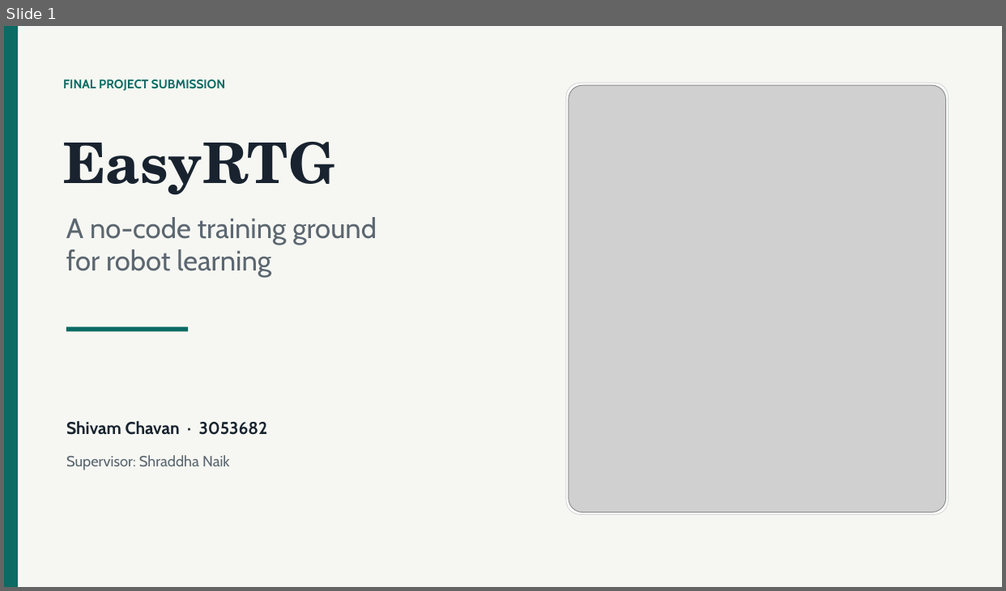
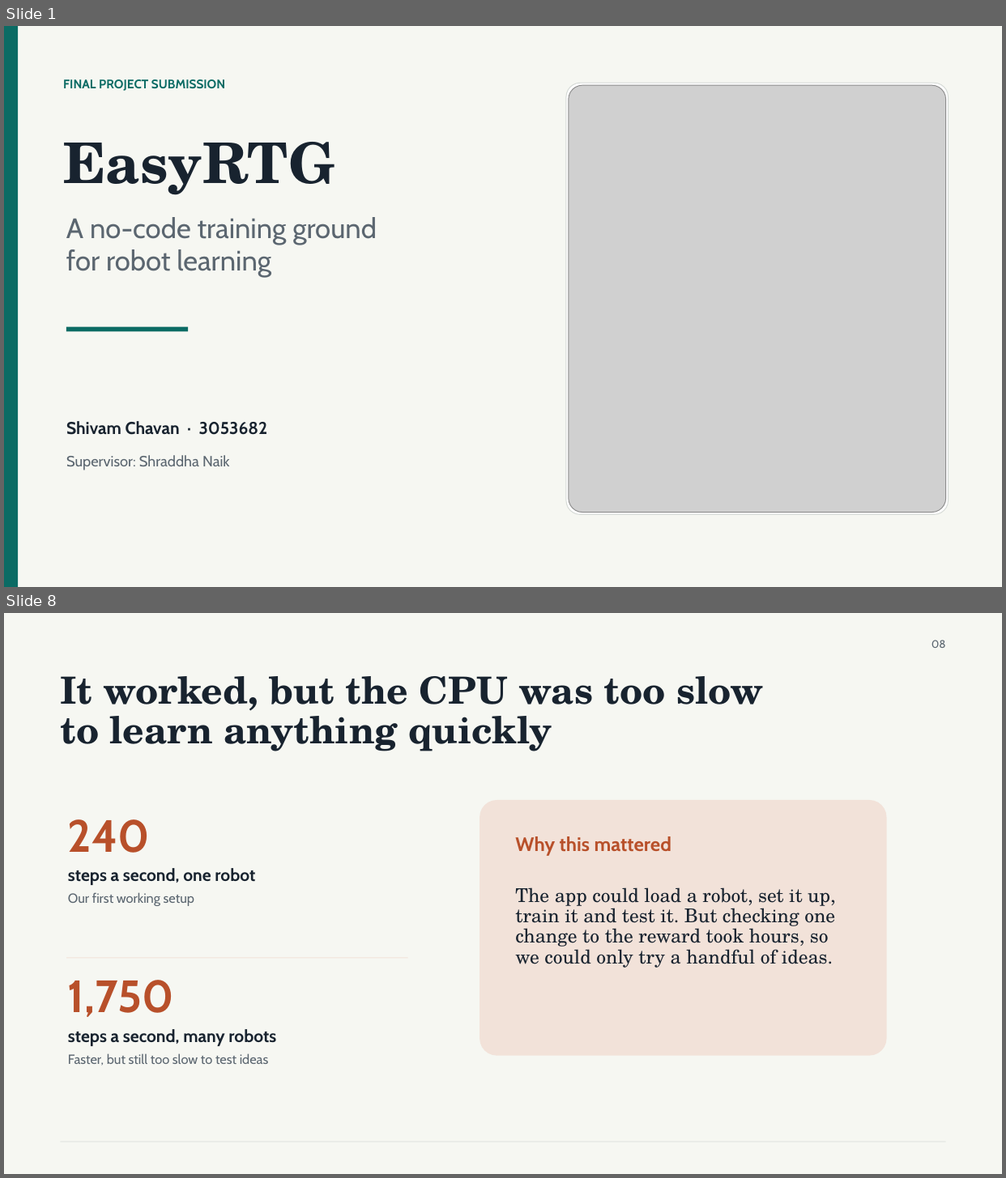
Before and after one commit to shivam675/rl-training-ground, a slide deck: EasyRTG_Final_Submission_Shivam_Chavan.pptx. Shown one above the other, each under a label of ours: slide 1 before the commit, slides 1 and 8 after it; the slides between them are not shown. The pictures are 1006x591 and 1006x1178 pixels, drawn with LibreOffice and Linux fonts; fonts in the diff are those of the drawing; grey boxes stand for pictures. Boxes give left, top, right and bottom in pixels: in the first picture for what was removed or moved away, otherwise in the second. Text is boxed around its words. In the diff, an @@ line names an element or a change of style, - is before the commit and + after.

```diff
--- a/EasyRTG_Final_Submission_Shivam_Chavan.pptx
+++ b/EasyRTG_Final_Submission_Shivam_Chavan.pptx
@@ slide 8 added at (4,613,1002,1174), background #F6F7F2 @@
@@ text added at (931,640,946,648), 10.5 pt, text #5B6670 @@
+08
@@ text added at (60,676,763,752), 36 pt, text #18232F, bold @@
+It worked, but the CPU was too slow
+to learn anything quickly
@@ rounded rectangle added at (479,800,887,1056), fill #F2E2D9 @@
@@ text added at (68,820,150,853), 43.5 pt, text #B8502A, bold @@
+240
@@ text added at (515,837,672,856), 18.8 pt, text #B8502A, bold @@
+Why this mattered
@@ text added at (68,868,255,885), 16.5 pt, text #18232F, bold @@
+steps a second, one robot
@@ text added at (68,892,194,906), 12.8 pt, text #5B6670 @@
+Our first working setup
@@ text added at (515,888,835,968), 18.3 pt, text #18232F @@
+The app could load a robot, set it up, train it and test it. But checking one change to the reward took hours, so we could only try a handful of ideas.
@@ rectangle added at (66,957,407,958), fill #F2E2D9 @@
@@ text added at (68,980,174,1017), 43.5 pt, text #B8502A, bold @@
+1,750
@@ text added at (68,1029,276,1046), 16.5 pt, text #18232F, bold @@
+steps a second, many robots
@@ text added at (68,1054,269,1066), 12.8 pt, text #5B6670 @@
+Faster, but still too slow to test ideas
@@ rectangle added at (60,1142,946,1142), fill #D5DAD6 @@
```
Also in this commit, not shown: 10 slides changed, 22 other slides added, 3 slides removed, 43 other files.
